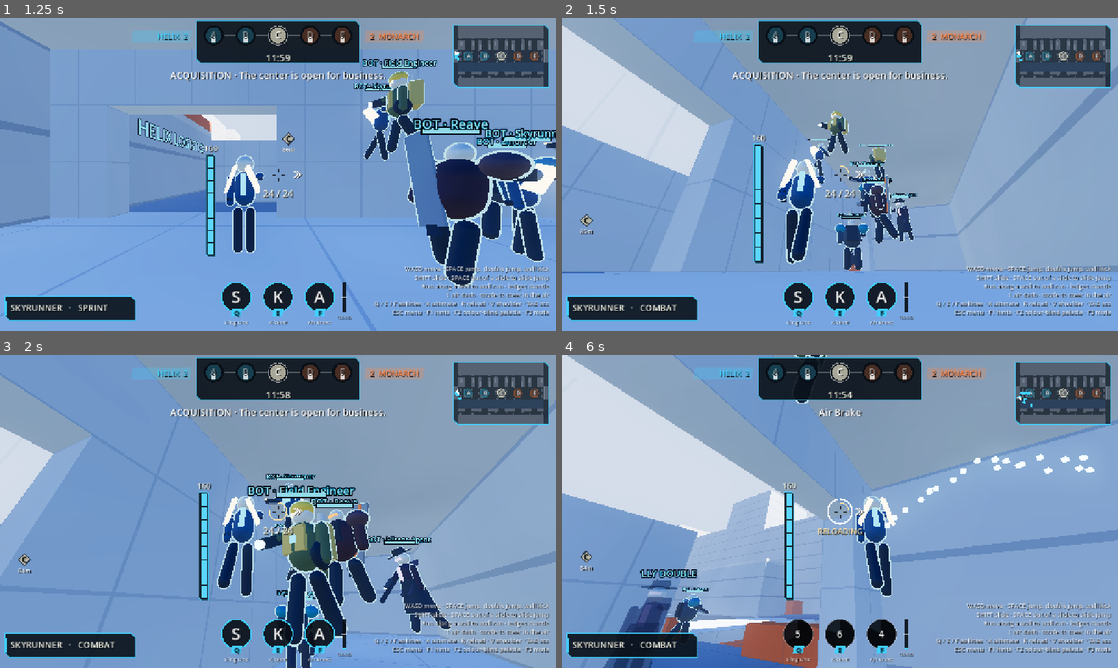
Above: before the commit, frames 1-4 (two rows, left to right).
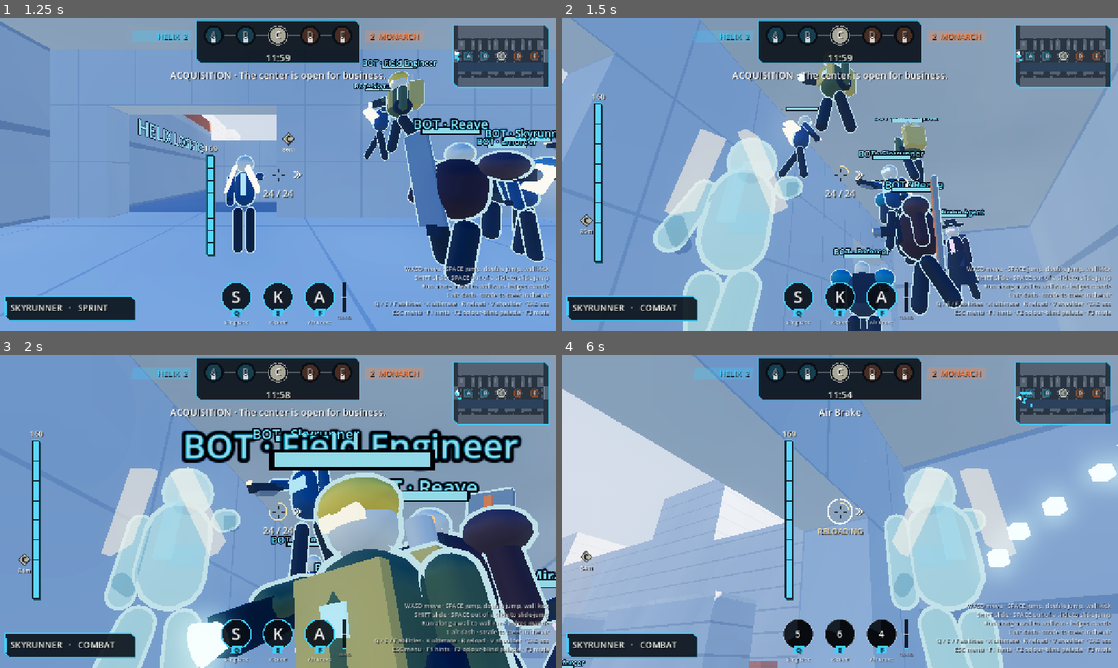
Above: after the commit, the same moments.

Repository: slimefromdq/hostile-takeover
Game: Godot game, scene res://scenes/main.tscn
The game is run twice, just before and just after one commit, with the same random seed, the same clock (stepped at 60 frames per second) and the same inputs.
Inputs (mouse positions are in pixels of both pictures, inside the frame that each line leads up to):
- Up to frame 1 (1.25 s): click "Play offline · 10v10 bots" at 0.5 s
- Up to frame 2 (1.5 s): tap Enter at 1.25 s; move the mouse to (867, 174) at 1.27 s; hold W (forward) from 1.28 s (still down); hold Right mouse button (alt) from 1.28 s (still down)
- Up to frame 3 (2 s): keep holding W (forward); keep holding Right mouse button (alt); tap Space (jump) at 1.52 s; click (305, 511) at 1.55 s
- Up to frame 4 (6 s): keep holding W (forward); move the mouse to (812, 511) at 2.02 s; release Right mouse button (alt) at 2.03 s; click (812, 511) at 2.1 s; tap Space (jump) at 2.27, 3.77, 4.52, 5.27 s; tap V (shoulder) at 2.3 s; move the mouse to (851, 505) at 2.77 s; hold V (shoulder) 2.78-3.53 s; click (851, 505) at 2.92 s; right-click (851, 505) at 3.05 s; move the mouse to (834, 517) at 3.52 s; tap Q (ability1) at 3.6 s; click (834, 517) at 3.8 s; move the mouse to (878, 514) at 4.27 s; hold V (shoulder) 4.28-5.03 s; tap E (ability2) at 4.35 s; click (878, 514) at 4.42 s; tap R (reload) at 4.9 s; move the mouse to (795, 508) at 5.02 s; tap F (ability3) at 5.1 s; click (795, 508) at 5.17 s; right-click (795, 508) at 5.3 s; move the mouse to (845, 511) at 5.77 s; hold Right mouse button (alt) from 5.78 s (still down)

Frame 1 is identical in both runs. In frame 2, 33% of the frame differs, in the area x 0-100%, y 0-100%; in frame 3, 49%; in frame 4, 35%.

Commit message:
Right mouse aims down sights: zoom camera in and fade own body
Co-Authored-By: Claude Sonnet 5.5 <noreply@anthropic.com>
Claude-Session: https://claude.ai/code/session_018tK3R4XzFhYqcH68koxepD

Diff:
--- a/scripts/fighter.gd
+++ b/scripts/fighter.gd
@@ -194,7 +194,28 @@
 var outlines: Array[ShaderMaterial] = []
 var outline_side: int = -1
 
+# Right mouse held = aim down sights (a local view effect only): the shoulder camera pulls in and
+# narrows, and your own body fades so it stops covering the crosshair. Alt fire itself is unchanged.
+const ADS_FOV := 55.0
+const ADS_ARM_LENGTH := 2.0
+const ADS_ALPHA := 0.25
+const ADS_BLEND_RATE := 10.0
+const HIP_FOV := 80.0
+const HIP_ARM_LENGTH := 3.6
+var ads_blend: float = 0.0
+
+func _update_ads(dt: float) -> void:
+	var want := 1.0 if held & 2 and hp > 0 and not game.menu.visible else 0.0
+	if is_equal_approx(ads_blend, want):
+		return
+	ads_blend = move_toward(ads_blend, want, dt * ADS_BLEND_RATE)
+	camera.fov = lerpf(HIP_FOV, ADS_FOV, ads_blend)
+	(pivot.get_child(0) as SpringArm3D).spring_length = lerpf(HIP_ARM_LENGTH, ADS_ARM_LENGTH, ads_blend)
+	update_visual()
+
 func _process(dt: float) -> void:
+	if game != null and fighter_id == game.local_id:
+		_update_ads(dt)
 	if game != null and not game.authoritative and fighter_id != game.local_id and has_remote_target:
 		global_position = global_position.lerp(remote_target, minf(1.0, dt * 20))
 	if is_instance_valid(equipment) and hp > 0:
@@ -783,6 +804,8 @@
 			alpha = 0.3
 		elif distance > 5.0:
 			shown = false
+	if fighter_id == game.local_id:
+		alpha = minf(alpha, lerpf(1.0, ADS_ALPHA, ads_blend))
 	equipment.visible = shown
 	CharacterRig.set_alpha(equipment, alpha)
 	var plate: bool = shown and fighter_id != game.local_id and (is_ally or distance < 25.0 or reveal > 0)
Not shown, changed: README.md
